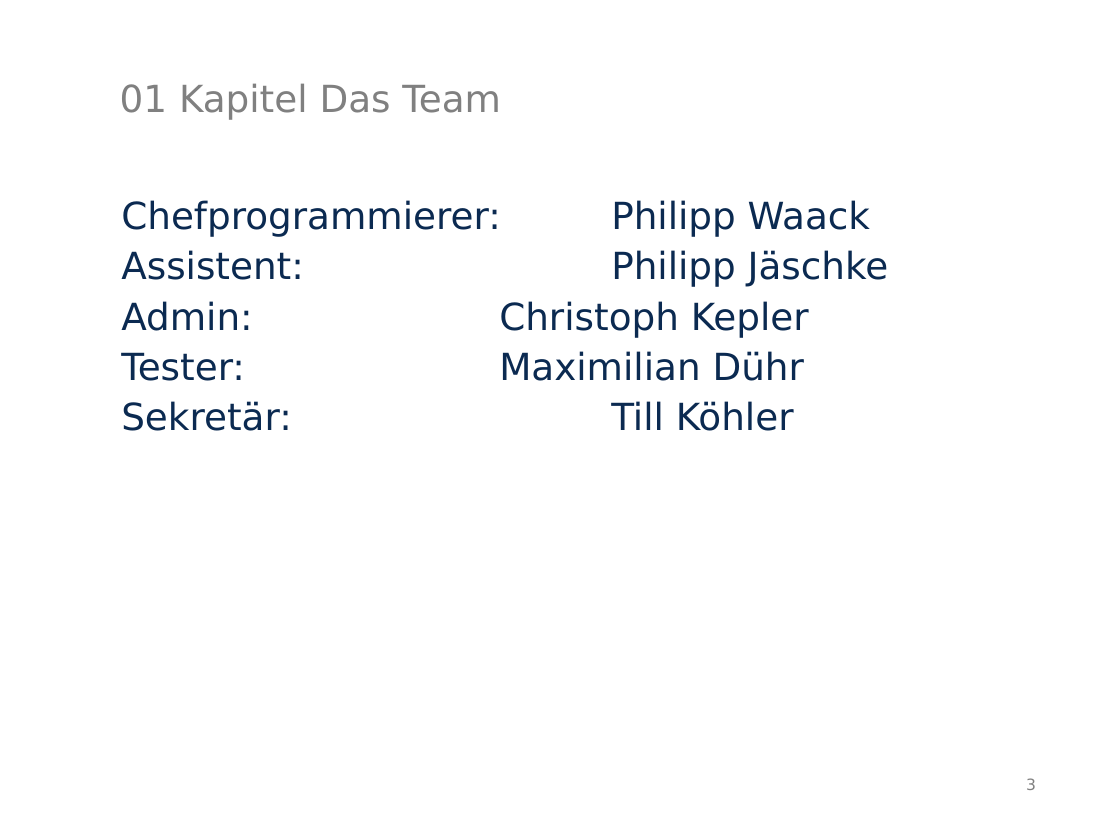
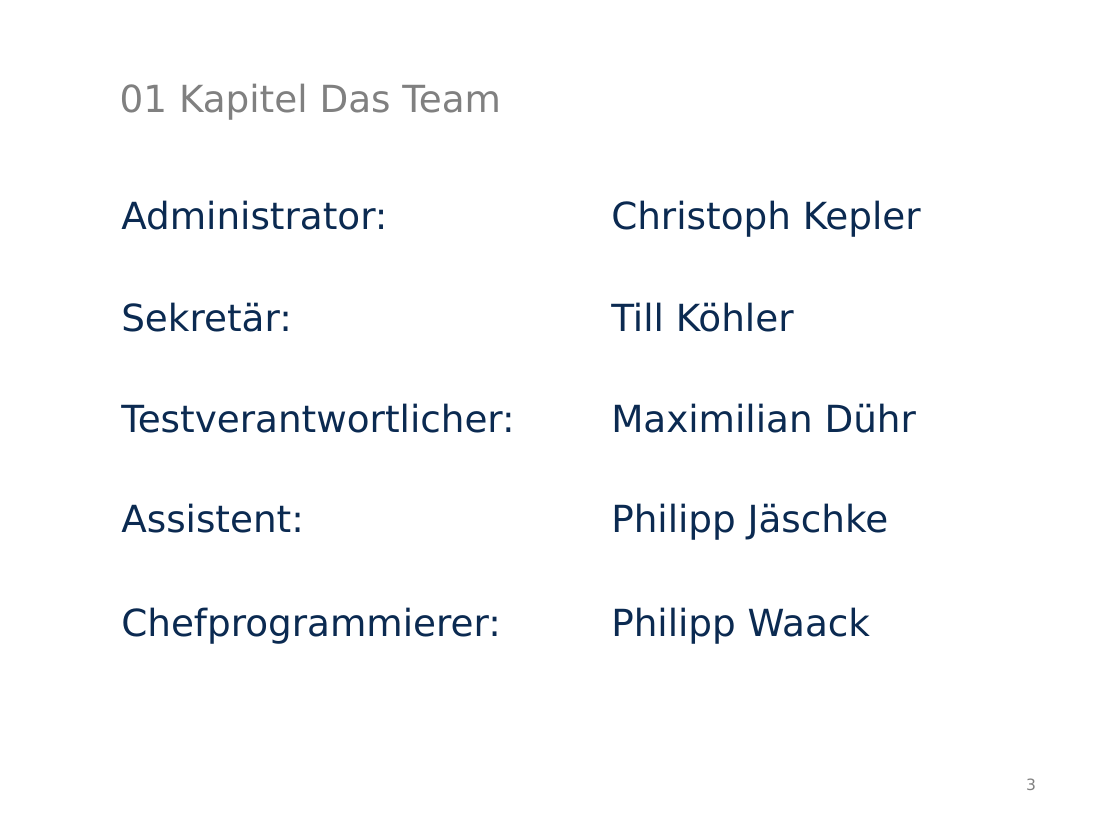
Before and after one commit to MarauderXtreme/bookshop-schiller, a slide deck: slide 3 of presentation/endpresentation.odp. Drawn at 1120x840 pixels with LibreOffice and Linux fonts; fonts in the diff are those of the drawing. Boxes give left, top, right and bottom in pixels: in the first picture for what was removed or moved away, otherwise in the second. Text is boxed around its words. In the diff, an @@ line names an element or a change of style, - is before the commit and + after.

Commit message:
updated presentation

```diff
--- a/presentation/endpresentation.odp
+++ b/presentation/endpresentation.odp
@@ text at [121, 200, 921, 540]: paragraphs added @@
+Administrator: Christoph Kepler
+Sekretär: Till Köhler
+Testverantwortlicher: Maximilian Dühr
+Assistent: Philipp Jäschke
@@ text at [121, 250, 889, 431]: paragraphs removed @@
-Assistent: Philipp Jäschke
-Admin: Christoph Kepler
-Tester: Maximilian Dühr
-Sekretär: Till Köhler
```
Also in this commit, not shown: 3 other slides changed.
